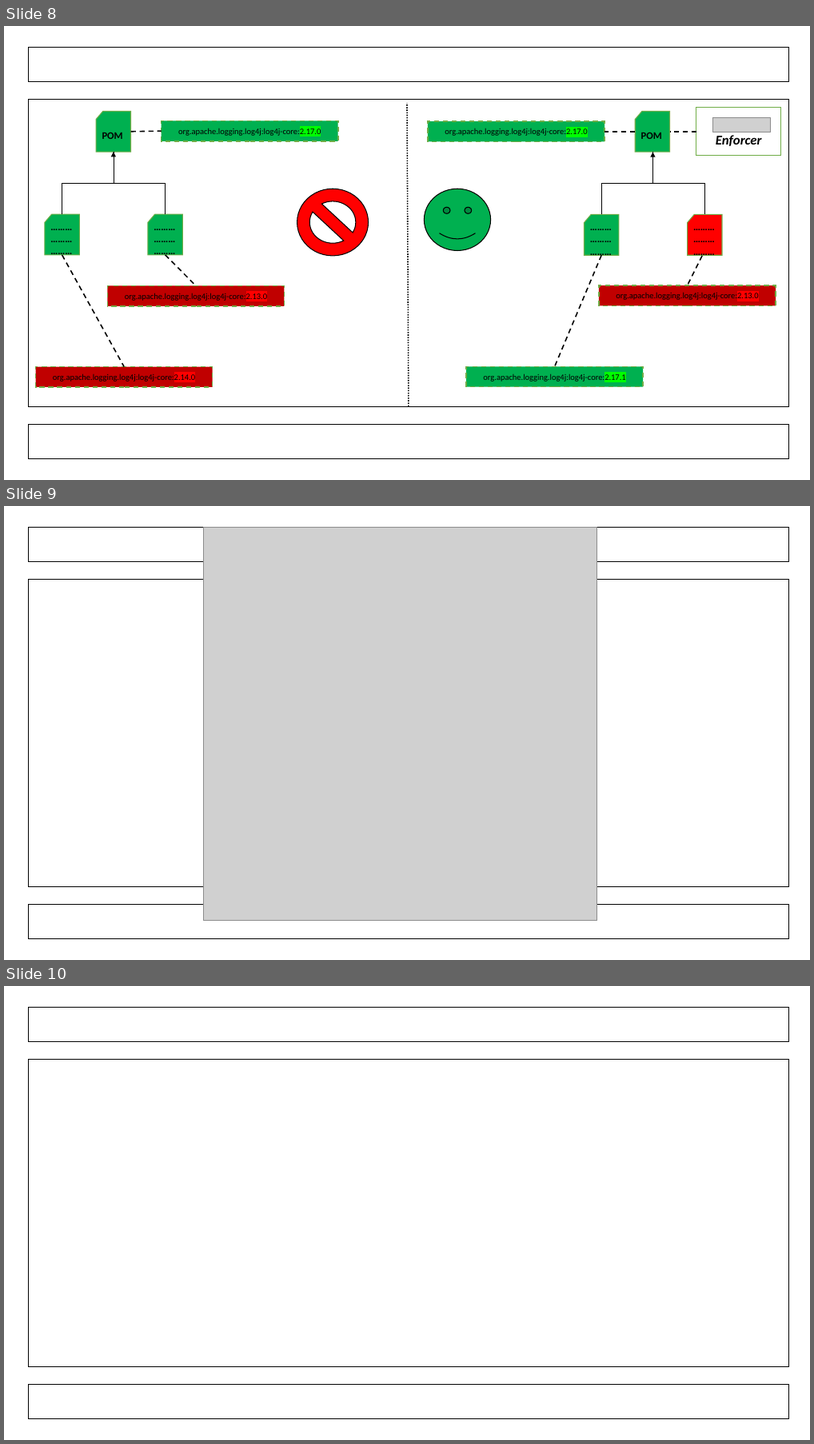
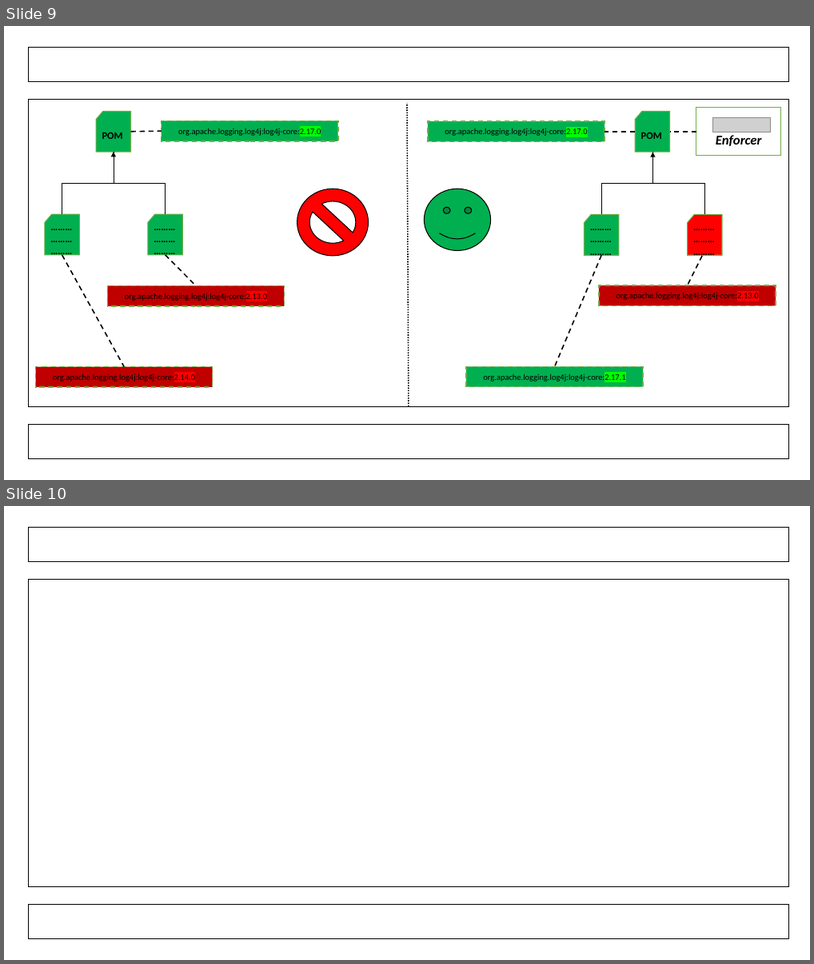
Before and after one commit to atkuzmanov/sctm130-sctm146-proekt-unrvk-2022, a slide deck: sctm146-proekt-unrvk-11.pptx. Shown one above the other, each under a label of ours: slides 8, 9 and 10 before the commit, slides 9 and 10 after it. The pictures are 814x1444 and 814x964 pixels, drawn with LibreOffice and Linux fonts; fonts in the diff are those of the drawing; grey boxes stand for pictures. Boxes give left, top, right and bottom in pixels: in the first picture for what was removed or moved away, otherwise in the second. Text is boxed around its words. In the diff, an @@ line names an element or a change of style, - is before the commit and + after.

Commit message:
Work-In-Progress-WIP-2022-04-08-140119

```diff
--- a/sctm146-proekt-unrvk-11.pptx
+++ b/sctm146-proekt-unrvk-11.pptx
@@ slide 9 removed at (4,506,810,960), background #FFFFFF @@
@@ rectangle removed at (28,527,790,562) @@
@@ picture removed at (204,527,597,920) @@
@@ rectangle removed at (28,580,790,887) @@
@@ rectangle removed at (28,904,790,939) @@
@@ what was slide 8 is now slide 9 @@
```
Also in this commit, not shown: 1 slide added.
